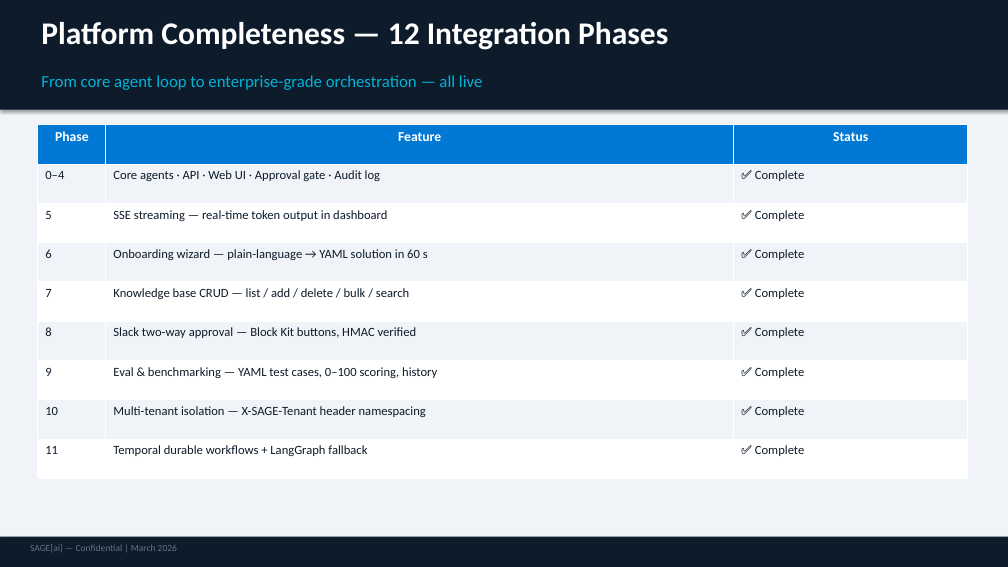
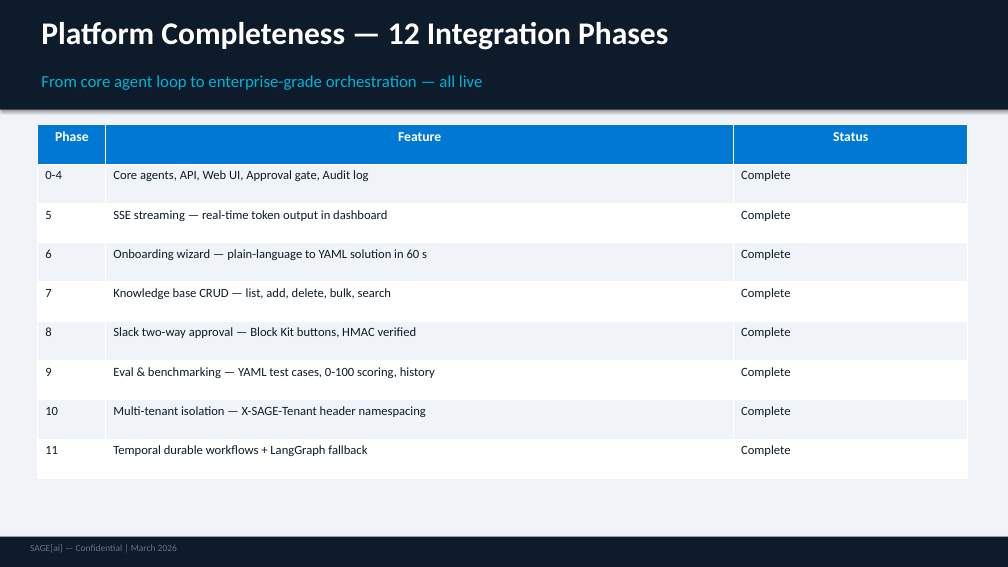
Before and after one commit to Sumanharapanahalli/SAGE, a slide deck: slide 22 of docs/SageAI_Tech_Pitch.pptx. Drawn at 1008x567 pixels with LibreOffice and Linux fonts; fonts in the diff are those of the drawing. Boxes give left, top, right and bottom in pixels: in the first picture for what was removed or moved away, otherwise in the second. Text is boxed around its words. In the diff, an @@ line names an element or a change of style, - is before the commit and + after.

```diff
--- a/docs/SageAI_Tech_Pitch.pptx
+++ b/docs/SageAI_Tech_Pitch.pptx
@@ table at (x1=38, y1=125, x2=968, y2=479) @@
-row 2: 0–4 | Core agents · API · Web UI · Approval gate · Audit log | ✅ Complete
+row 2: 0-4 | Core agents, API, Web UI, Approval gate, Audit log | Complete
-row 3, column 3: ✅ Complete
+row 3, column 3: Complete
-row 4, column 2: Onboarding wizard — plain-language → YAML solution in 60 s
+row 4, column 2: Onboarding wizard — plain-language to YAML solution in 60 s
-row 4, column 3: ✅ Complete
+row 4, column 3: Complete
-row 5, column 2: Knowledge base CRUD — list / add / delete / bulk / search
+row 5, column 2: Knowledge base CRUD — list, add, delete, bulk, search
-row 5, column 3: ✅ Complete
+row 5, column 3: Complete
-row 6, column 3: ✅ Complete
+row 6, column 3: Complete
-row 7, column 2: Eval & benchmarking — YAML test cases, 0–100 scoring, history
+row 7, column 2: Eval & benchmarking — YAML test cases, 0-100 scoring, history
-row 7, column 3: ✅ Complete
+row 7, column 3: Complete
-row 8, column 3: ✅ Complete
+row 8, column 3: Complete
-row 9, column 3: ✅ Complete
+row 9, column 3: Complete
```
Also in this commit, not shown: 7 other slides changed, 3 other files.
